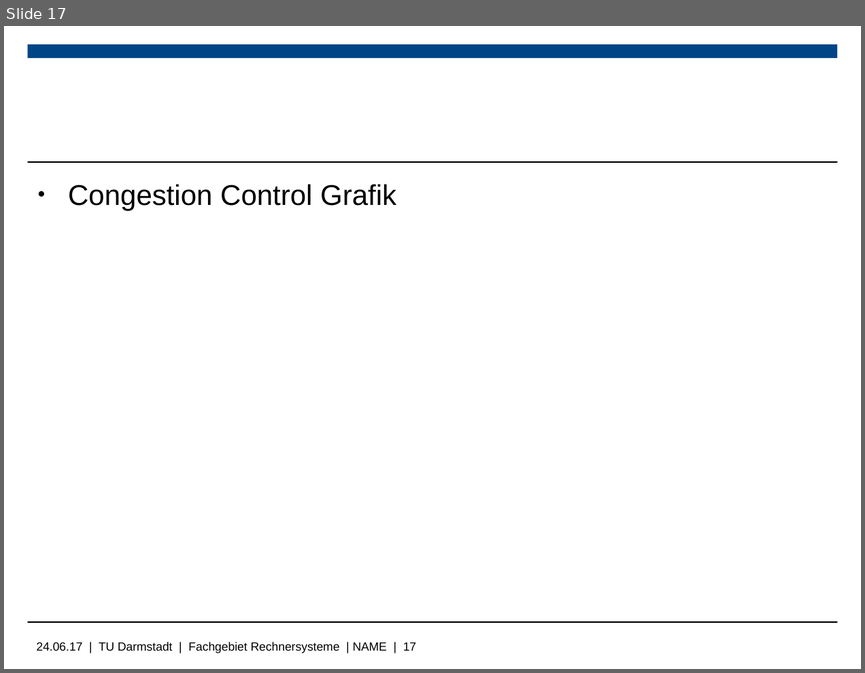
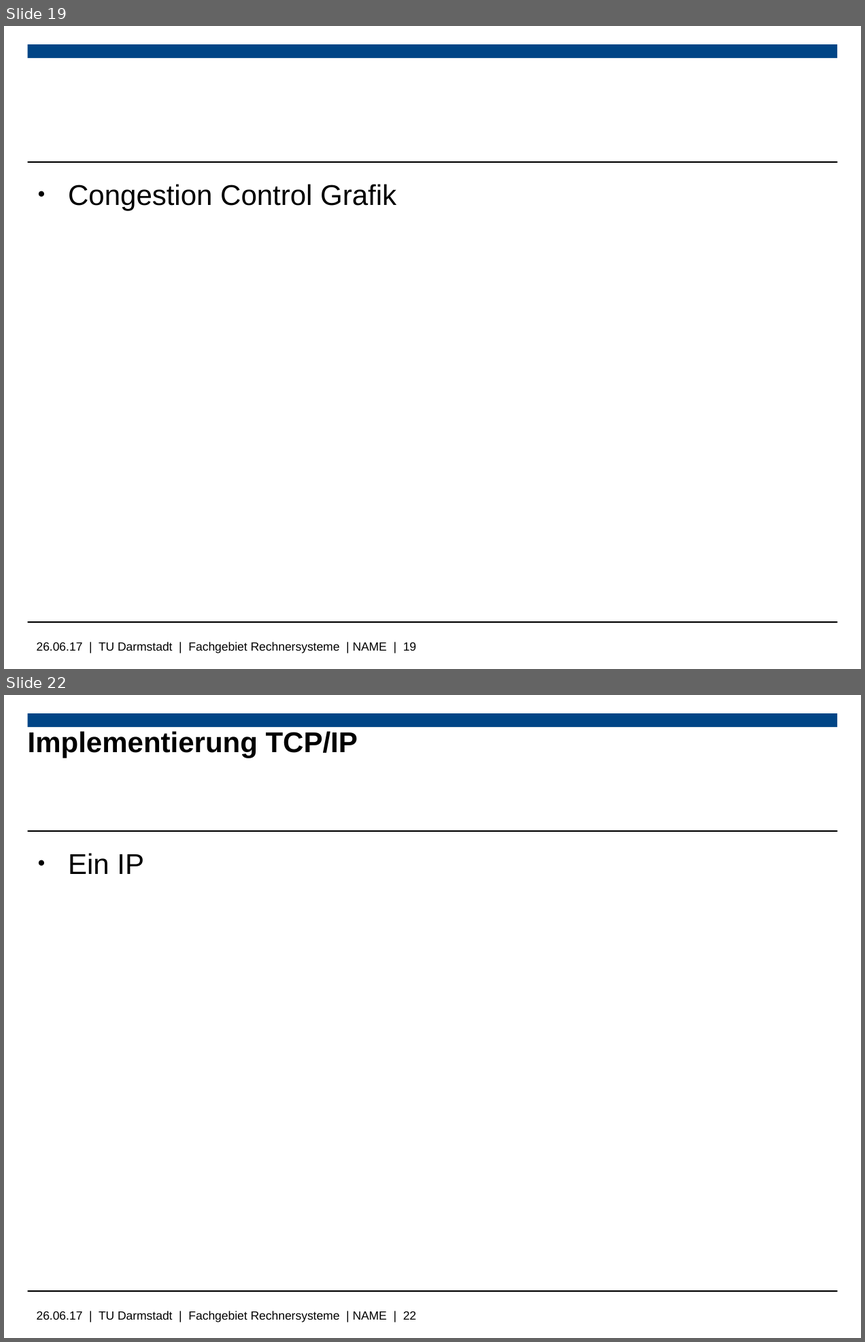
Before and after one commit to Wiero/Bachelorarbeit, a slide deck: Bachelorpräsenation.odp. Shown one above the other, each under a label of ours: slide 17 before the commit, slides 19 and 22 after it; the slides between them are not shown. The pictures are 865x673 and 865x1342 pixels, drawn with LibreOffice and Linux fonts; fonts in the diff are those of the drawing; background and template pictures are left out. Boxes give left, top, right and bottom in pixels: in the first picture for what was removed or moved away, otherwise in the second. Text is boxed around its words. In the diff, an @@ line names an element or a change of style, - is before the commit and + after.

```diff
--- a/Bachelorpräsenation.odp
+++ b/Bachelorpräsenation.odp
@@ slide 22 added at <box>4,695,861,1338</box>, background #FFFFFF; not listed: 4 template elements that a slide beside it also shows @@
@@ title added at <box>28,731,358,758</box>, 24 pt, text #000000, bold @@
+Implementierung TCP/IP
@@ text added at <box>68,853,144,874</box>, 24 pt, text #000000 @@
+● Ein IP
@@ what was slide 17 is now slide 19 @@
@@ text at <box>37,641,416,653</box>: text changed @@
-24.06.17 | TU Darmstadt | Fachgebiet Rechnersysteme | NAME | 17
+26.06.17 | TU Darmstadt | Fachgebiet Rechnersysteme | NAME | 19
```
Also in this commit, not shown: 5 slides changed, 12 other slides added, 3 slides removed, 12 other files.
